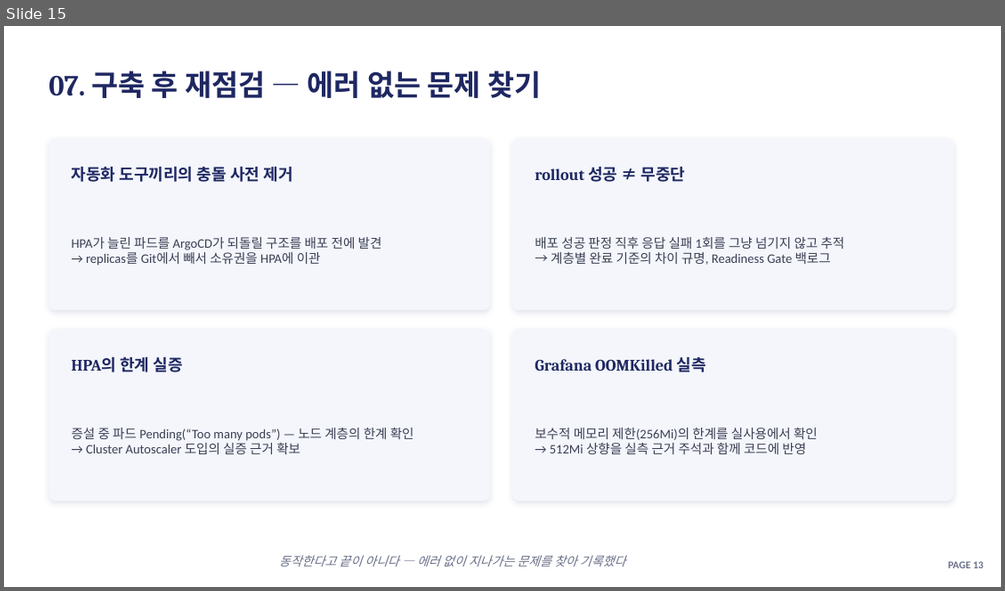
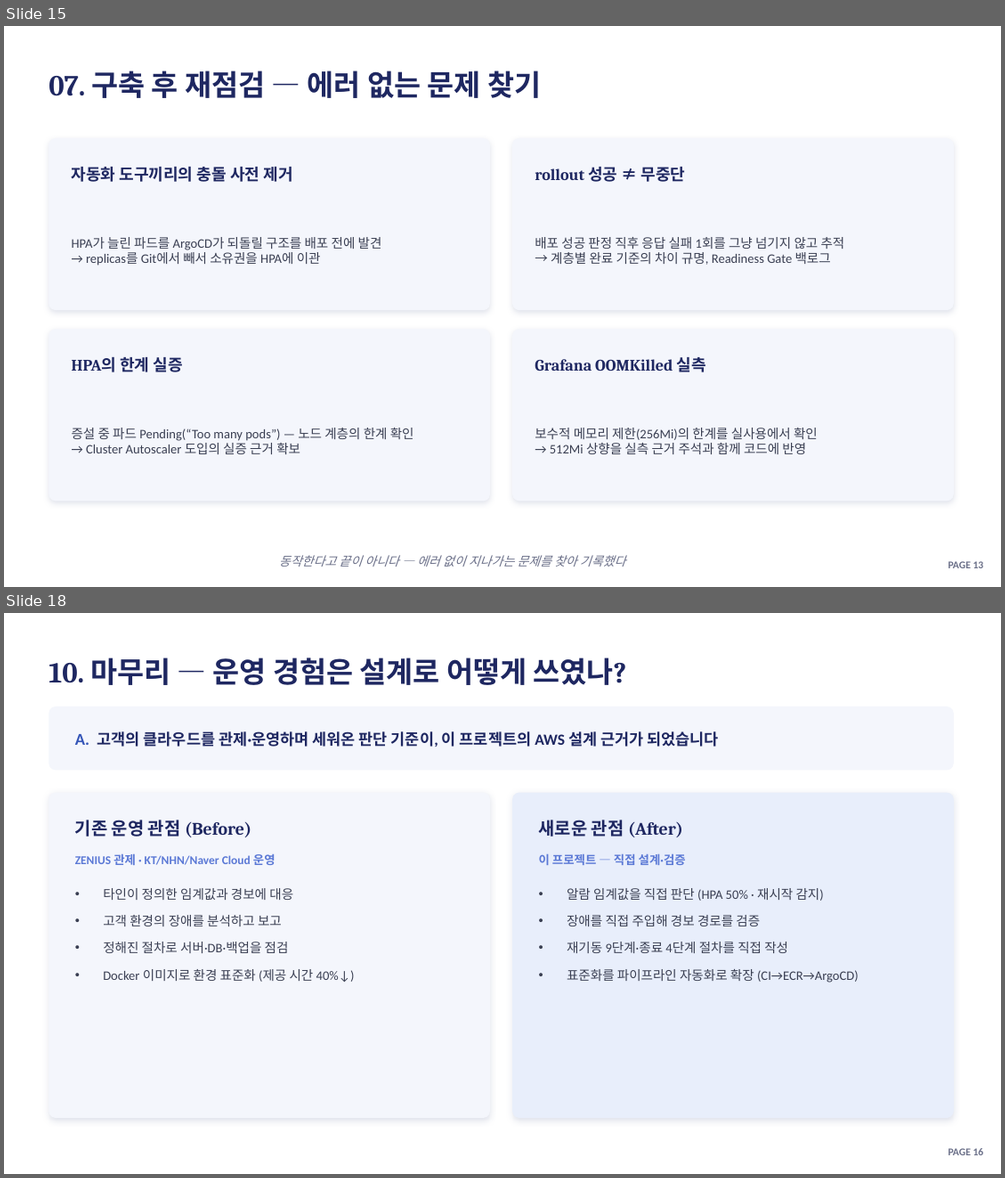
Before and after one commit to soc05272/eks-gitops-portfolio, a slide deck: docs/presentation.pptx. Shown one above the other, each under a label of ours: slide 15 before the commit, slides 15 and 18 after it; the slides between them are not shown. The pictures are 1005x591 and 1005x1178 pixels, drawn with LibreOffice and Linux fonts; fonts in the diff are those of the drawing. Boxes give left, top, right and bottom in pixels: in the first picture for what was removed or moved away, otherwise in the second. Text is boxed around its words. In the diff, an @@ line names an element or a change of style, - is before the commit and + after.

```diff
--- a/docs/presentation.pptx
+++ b/docs/presentation.pptx
@@ slide 18 added at [4,613,1001,1174], background #FFFFFF @@
@@ text added at [48,657,627,685], 28 pt, text #1E2761, bold @@
+10. 마무리 — 운영 경험은 설계로 어떻게 쓰였나?
@@ rounded rectangle added at [48,706,954,770], fill #F4F6FC @@
@@ text added at [75,731,719,747], 15 pt, text #1E2761, bold @@
+A. 고객의 클라우드를 관제·운영하며 세워온 판단 기준이, 이 프로젝트의 AWS 설계 근거가 되었습니다
@@ rounded rectangle added at [48,793,490,1118], fill #F4F6FC @@
@@ rounded rectangle added at [512,793,954,1118], fill #E8EEFB @@
@@ text added at [75,819,251,837], 17 pt, text #1E2761, bold @@
+기존 운영 관점 (Before)
@@ text added at [539,819,683,837], 17 pt, text #1E2761, bold @@
+새로운 관점 (After)
@@ text added at [75,854,275,865], 11.5 pt, text #5B79D6, bold @@
+ZENIUS 관제 · KT/NHN/Naver Cloud 운영
@@ text added at [539,854,686,865], 11.5 pt, text #5B79D6, bold @@
+이 프로젝트 — 직접 설계·검증
@@ text added at [103,888,355,981], 12.5 pt, text #3A3F52 @@
+• 타인이 정의한 임계값과 경보에 대응
+• 고객 환경의 장애를 분석하고 보고
+• 정해진 절차로 서버·DB·백업을 점검
+• Docker 이미지로 환경 표준화 (제공 시간 40%↓)
@@ text added at [566,888,858,982], 12.5 pt, text #3A3F52 @@
+• 알람 임계값을 직접 판단 (HPA 50% · 재시작 감지)
+• 장애를 직접 주입해 경보 경로를 검증
+• 재기동 9단계·종료 4단계 절차를 직접 작성
+• 표준화를 파이프라인 자동화로 확장 (CI→ECR→ArgoCD)
@@ text added at [948,1148,984,1155], 10 pt, text #6B7089, bold @@
+PAGE 16
```
Also in this commit, not shown: 4 slides changed.
